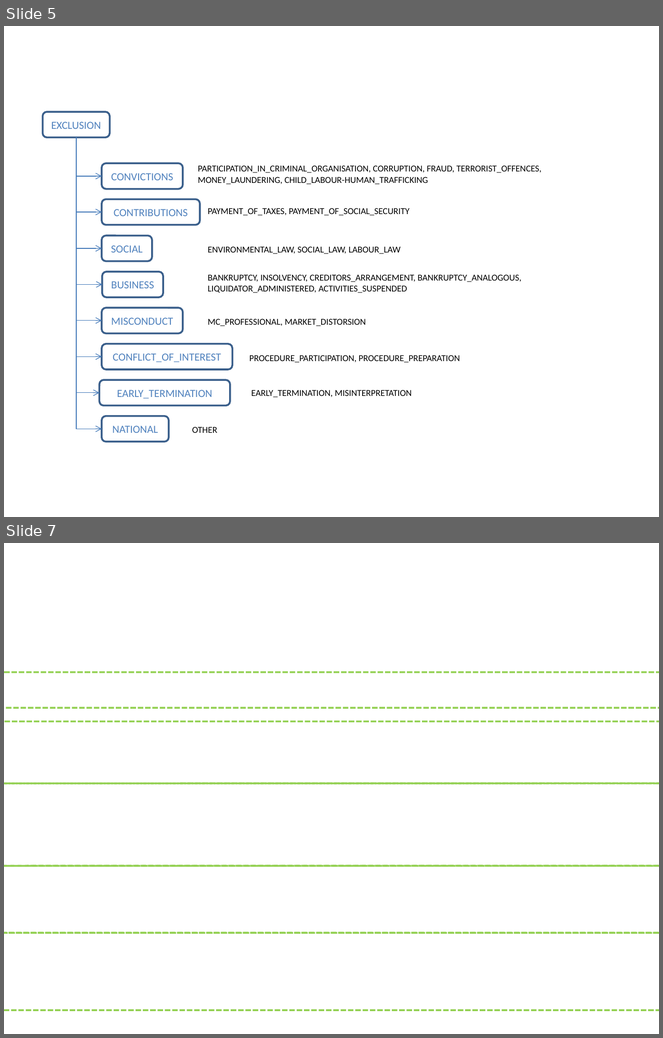
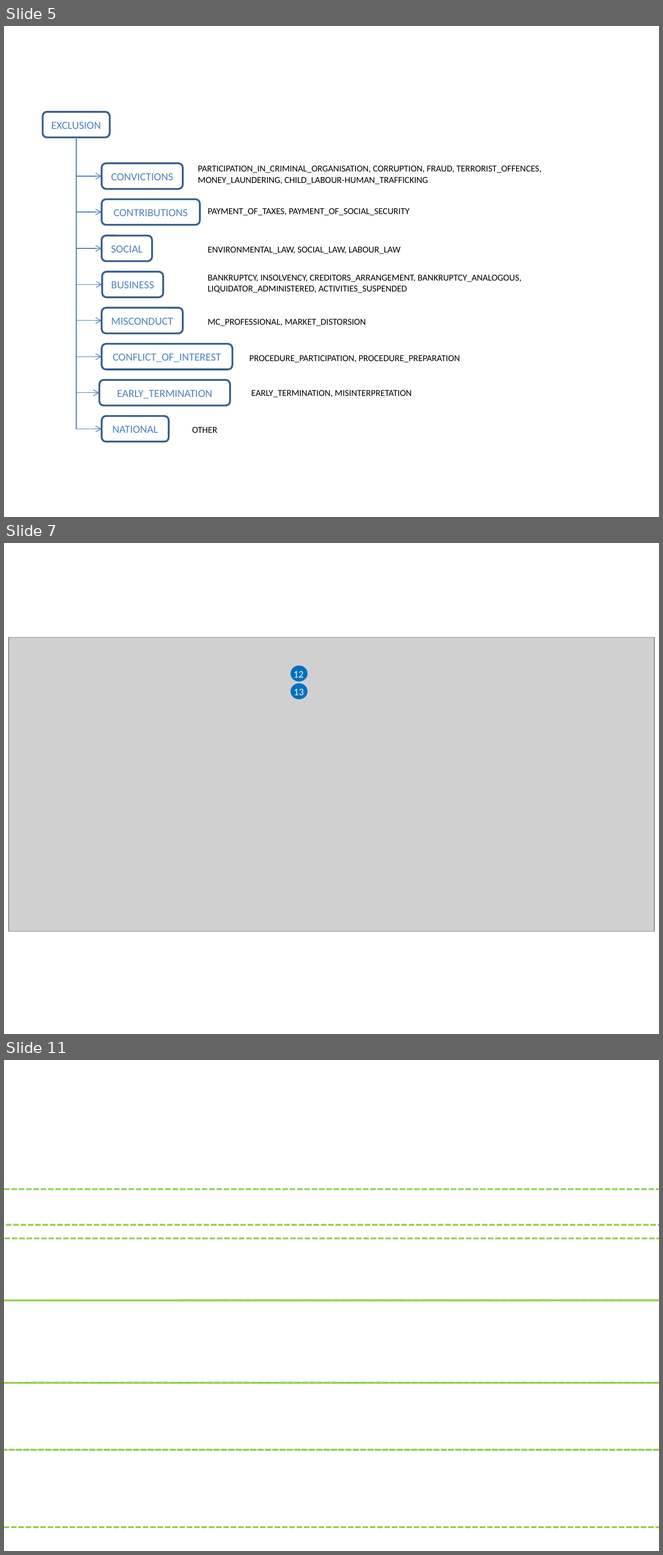
Before and after one commit to OP-TED/ESPD-EDM, a slide deck: docs/src/main/asciidoc/dist/art/rsrcs.pptx. Shown one above the other, each under a label of ours: slides 5 and 7 before the commit, slides 5, 7 and 11 after it; the slides between them are not shown. The pictures are 663x1038 and 663x1555 pixels, drawn with LibreOffice and Linux fonts; fonts in the diff are those of the drawing; grey boxes stand for pictures; background and template pictures are left out. Boxes give left, top, right and bottom in pixels: in the first picture for what was removed or moved away, otherwise in the second. Text is boxed around its words. In the diff, an @@ line names an element or a change of style, - is before the commit and + after.

```diff
--- a/docs/src/main/asciidoc/dist/art/rsrcs.pptx
+++ b/docs/src/main/asciidoc/dist/art/rsrcs.pptx
@@ slide 7 added at (x1=4, y1=543, x2=659, y2=1034), background #FFFFFF @@
@@ picture added at (x1=9, y1=637, x2=655, y2=931) @@
@@ ellipse added at (x1=291, y1=666, x2=307, y2=681), fill #0070C0 @@
@@ text added at (x1=294, y1=671, x2=304, y2=680), 11 pt, text #FFFFFF @@
+12
@@ ellipse added at (x1=291, y1=683, x2=307, y2=699), fill #0070C0 @@
@@ text added at (x1=294, y1=689, x2=304, y2=698), 11 pt, text #FFFFFF @@
+13
@@ what was slide 7 is now slide 11 @@
```
Also in this commit, not shown: 4 slides changed, 32 other slides added, 1 slide removed, 53 other files.
